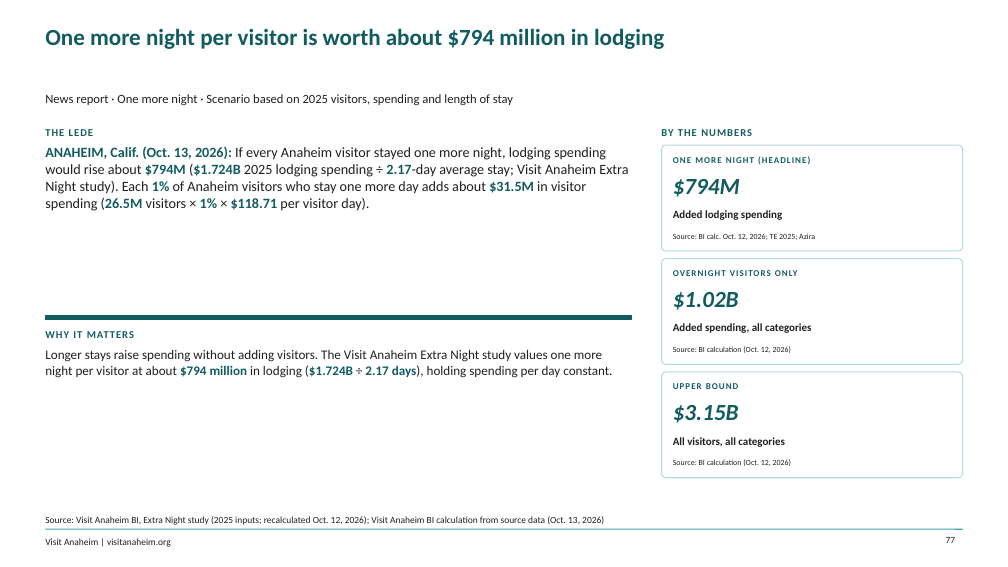
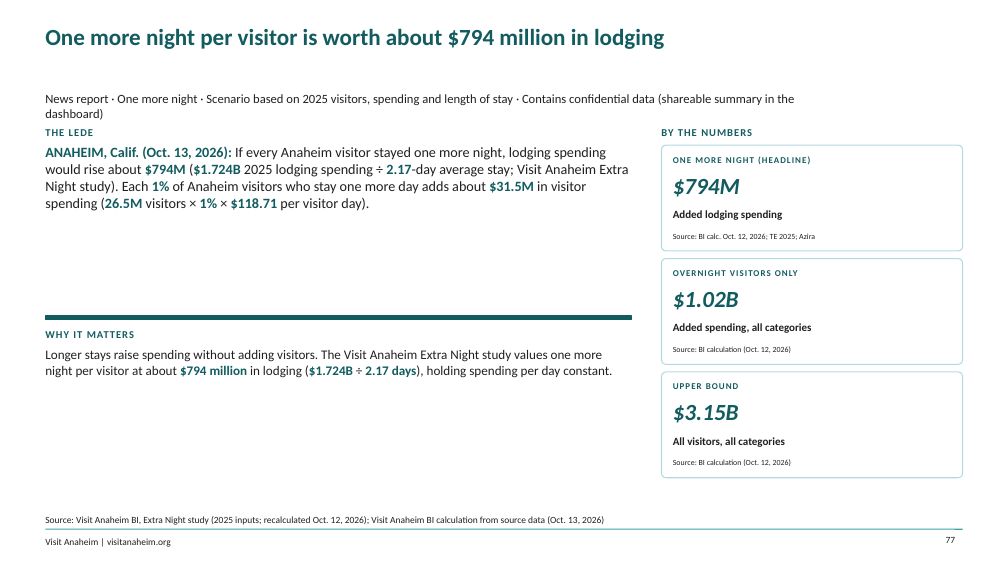
Before and after one commit to bi-visitanaheim/oc-vibe-insights, a slide deck: slide 77 of pipeline/OC_Vibe_Insights.pptx. Drawn at 1008x567 pixels with LibreOffice and Linux fonts; fonts in the diff are those of the drawing; background and template pictures are left out. Boxes give left, top, right and bottom in pixels: in the first picture for what was removed or moved away, otherwise in the second. Text is boxed around its words. In the diff, an @@ line names an element or a change of style, - is before the commit and + after.

```diff
--- a/pipeline/OC_Vibe_Insights.pptx
+++ b/pipeline/OC_Vibe_Insights.pptx
@@ text at (x1=45, y1=94, x2=794, y2=120): text changed @@
-News report · One more night · Scenario based on 2025 visitors, spending and length of stay
+News report · One more night · Scenario based on 2025 visitors, spending and length of stay · Contains confidential data (shareable summary in the dashboard)
```
Also in this commit, not shown: 19 other slides changed, 2 slides added, 24 other files.
